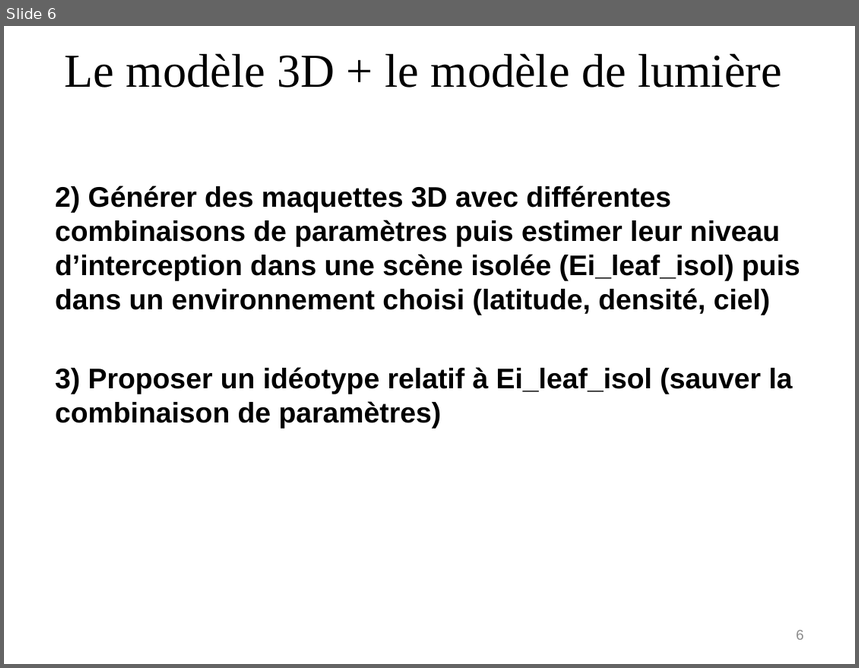
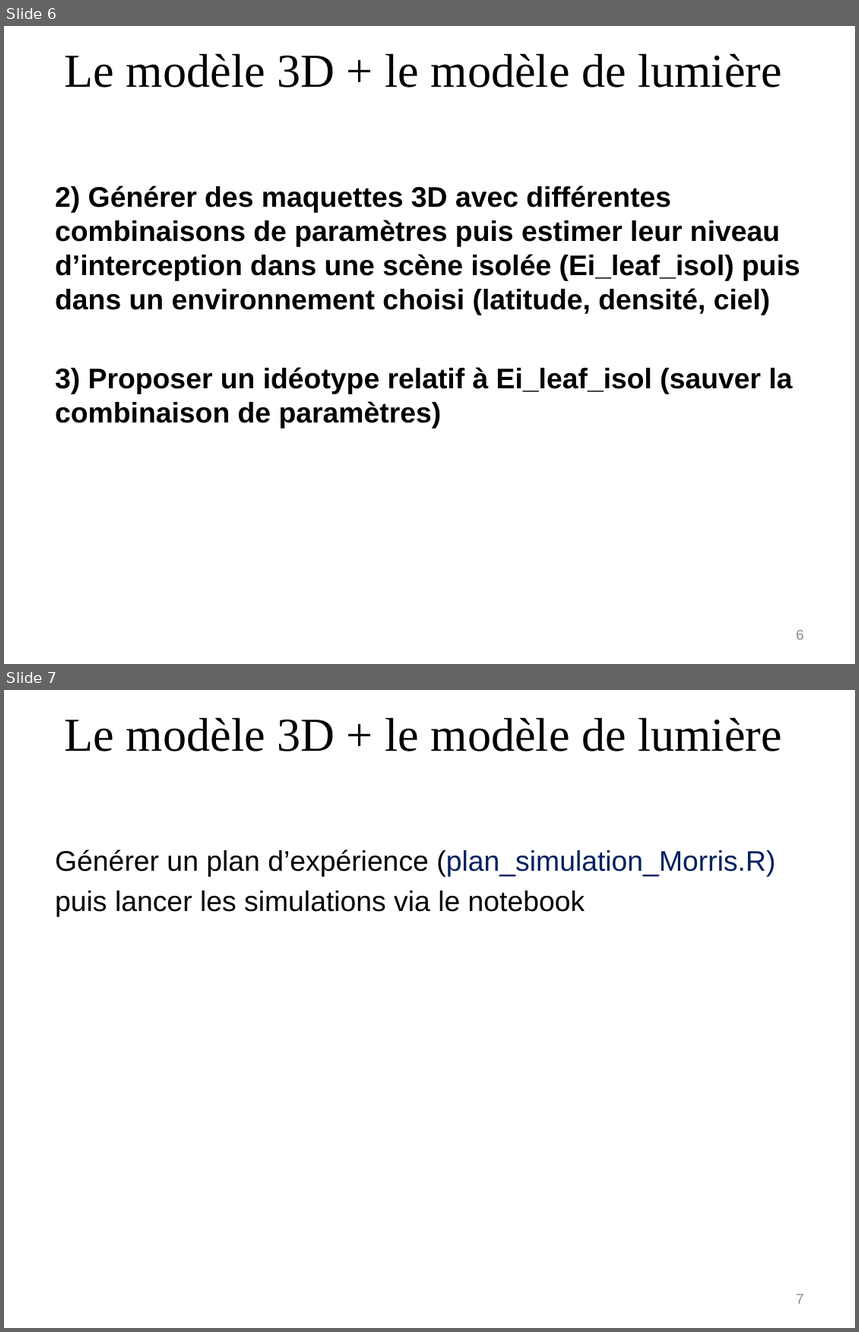
Before and after one commit to openalea-training/supagro_training_2018, a slide deck: TD_4/TD_simulation.pptx. Shown one above the other, each under a label of ours: slide 6 before the commit, slides 6 and 7 after it. The pictures are 859x668 and 859x1332 pixels, drawn with LibreOffice and Linux fonts; fonts in the diff are those of the drawing. Boxes give left, top, right and bottom in pixels: in the first picture for what was removed or moved away, otherwise in the second. Text is boxed around its words. In the diff, an @@ line names an element or a change of style, - is before the commit and + after.

Commit message:
update notebook + ppt

```diff
--- a/TD_4/TD_simulation.pptx
+++ b/TD_4/TD_simulation.pptx
@@ slide 7 added at (4, 690, 855, 1328), background #FFFFFF @@
@@ text added at (65, 717, 782, 752), 40 pt, text #000000 @@
+Le modèle 3D + le modèle de lumière
@@ text added at (55, 850, 775, 916), 24 pt, text #000000 @@
+Générer un plan d’expérience (plan_simulation_Morris.R)
+puis lancer les simulations via le notebook
@@ page number added at (796, 1294, 804, 1304), 12 pt, text #8C8C8C @@
+7
```
Also in this commit, not shown: 1 slide changed.
